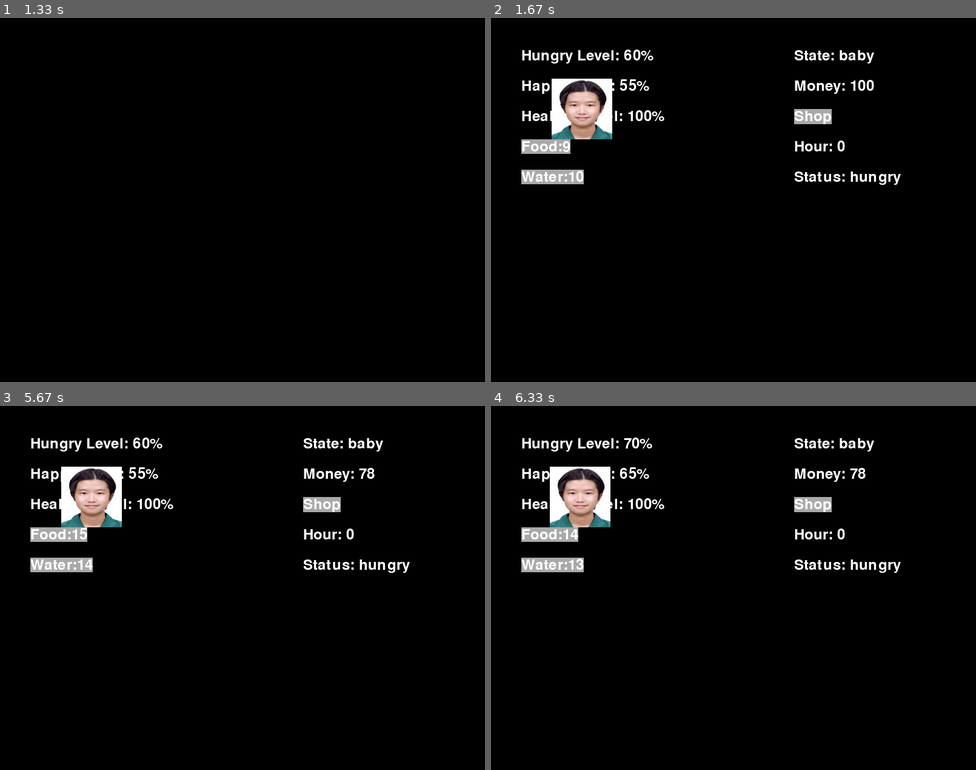
Above: before the commit, frames 1-4 (two rows, left to right).
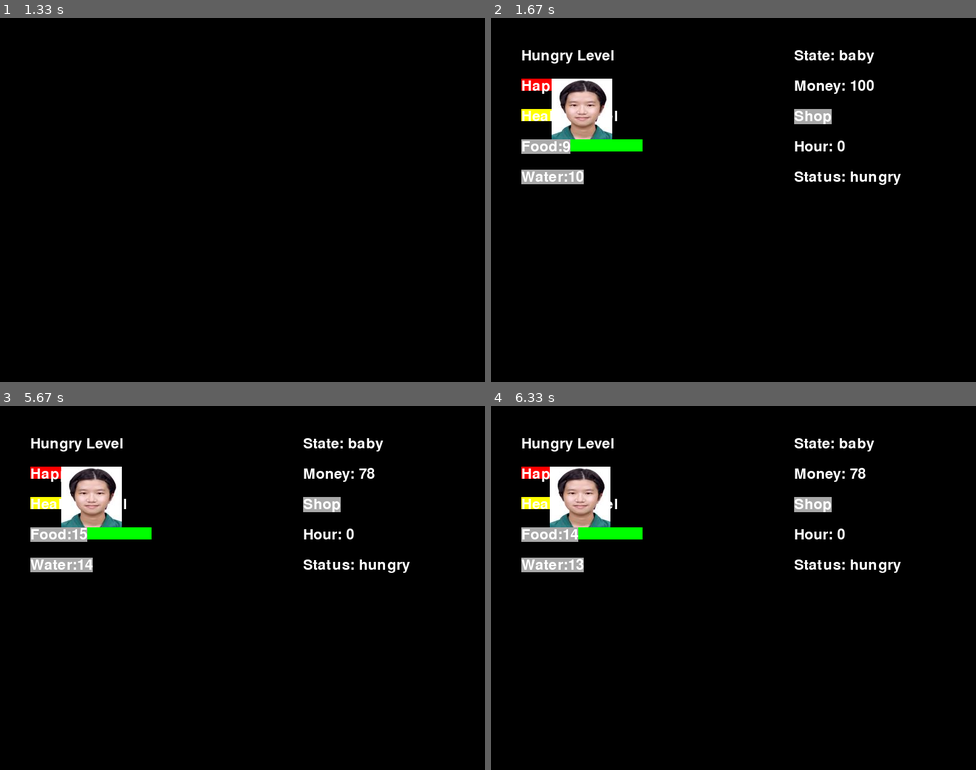
Above: after the commit, the same moments.

Repository: huihsin-chien/group6_project
Game: pygame game, started from Final_pj/main.py
The game is run twice, just before and just after one commit, with the same random seed, the same clock (stepped at 60 frames per second) and the same inputs.
Inputs (mouse positions are in pixels of both pictures, inside the frame that each line leads up to):
- Up to frame 1 (1.33 s): press the mouse at (194, 145) at 0.37 s; move the mouse to (140, 214) at 0.47 s; release the mouse at (92, 287) at 0.6 s; press the mouse at (194, 145) at 1.2 s; move the mouse to (223, 192) at 1.3 s
- Up to frame 2 (1.67 s): release the mouse at (738, 236) at 1.43 s; click (549, 145) at 1.55 s
- Up to frame 3 (5.67 s): click (310, 507) at 1.88 s; click (184, 537) at 2.22 s; press the mouse at (184, 537) at 2.53 s; move the mouse to (169, 624) at 2.63 s; release the mouse at (155, 719) at 2.77 s; press the mouse at (184, 537) at 2.87 s; move the mouse to (174, 500) at 2.97 s; release the mouse at (164, 471) at 3.1 s; press the mouse at (232, 595) at 3.2 s; move the mouse to (261, 598) at 3.3 s; release the mouse at (291, 602) at 3.43 s; press the mouse at (232, 595) at 3.53 s; move the mouse to (242, 558) at 3.63 s; release the mouse at (247, 518) at 3.77 s; press the mouse at (232, 595) at 3.87 s; move the mouse to (160, 580) at 3.97 s; release the mouse at (82, 562) at 4.1 s; press the mouse at (232, 595) at 4.2 s; move the mouse to (208, 624) at 4.3 s; release the mouse at (179, 653) at 4.43 s; press the mouse at (232, 533) at 4.53 s; move the mouse to (227, 544) at 4.63 s; release the mouse at (223, 551) at 4.77 s; press the mouse at (232, 533) at 4.87 s; move the mouse to (252, 577) at 4.97 s; release the mouse at (271, 620) at 5.1 s; press the mouse at (232, 533) at 5.2 s; move the mouse to (218, 595) at 5.3 s; release the mouse at (203, 653) at 5.43 s; press the mouse at (237, 657) at 5.53 s; move the mouse to (213, 573) at 5.63 s
- Up to frame 4 (6.33 s): release the mouse at (685, 489) at 5.77 s; click (554, 566) at 5.88 s; click (549, 533) at 6.22 s

Frame 1 is identical in both runs. In frame 2, 1.1% of the frame differs, in the area x 6-36%, y 8-37%; in frame 3, 1.1%; in frame 4, 1.1%.

Commit message:
progress bar

Diff:
--- a/Final_pj/screens/game_screen.py
+++ b/Final_pj/screens/game_screen.py
@@ -15,6 +15,10 @@
 
 menu_font = pygame.font.Font(settings.font_path, settings.menu_font_size)
 
+def draw_progress_bar(screen, x, y, width, height, color, percentage):
+    pygame.draw.rect(screen, BLACK, (x, y, width+1, height+1))
+    pygame.draw.rect(screen, color, (x, y, width * percentage / 100, height))
+
 def draw_pet_location(screen, pet_image_path):
     pet_image = pygame.image.load(pet_image_path)
     pet.rect = pet_image.get_rect()
@@ -24,14 +28,17 @@
     return (img_width, img_height)
 
 def draw_pet_attributes(screen, food_button, water_button):
-    hungry_text = menu_font.render(f'Hungry Level: {pet.hungry_level}%', True, WHITE)
+    hungry_text = menu_font.render(f'Hungry Level', True, WHITE)
     screen.blit(hungry_text, (50, 50))
-
-    happy_text = menu_font.render(f'Happy Level: {pet.happy_level}%', True, WHITE)
+    draw_progress_bar(screen, 50, 100, 200, 20, (255, 0, 0), pet.hungry_level)
+
+    happy_text = menu_font.render(f'Happy Level', True, WHITE)
     screen.blit(happy_text, (50, 100))
-
-    healthy_text = menu_font.render(f'Healthy Level: {pet.healthy_level}%', True, WHITE)
+    draw_progress_bar(screen, 50, 150, 200, 20, (255, 255, 0), pet.happy_level)
+
+    healthy_text = menu_font.render(f'Healthy Level', True, WHITE)
     screen.blit(healthy_text, (50, 150))
+    draw_progress_bar(screen, 50, 200, 200, 20, (0, 255, 0), pet.healthy_level)
 
     food_button.show()
     water_button.show()
